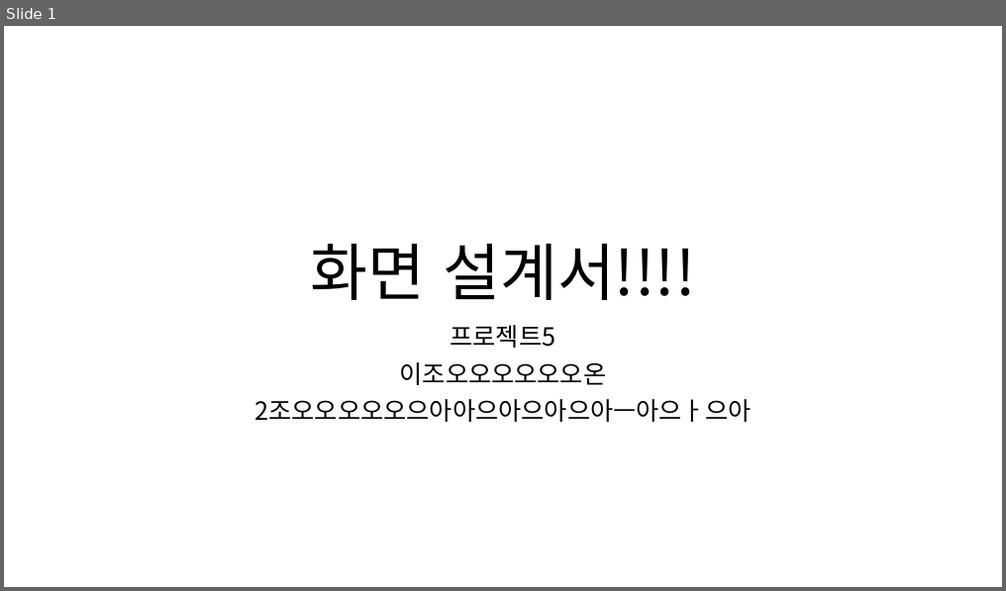
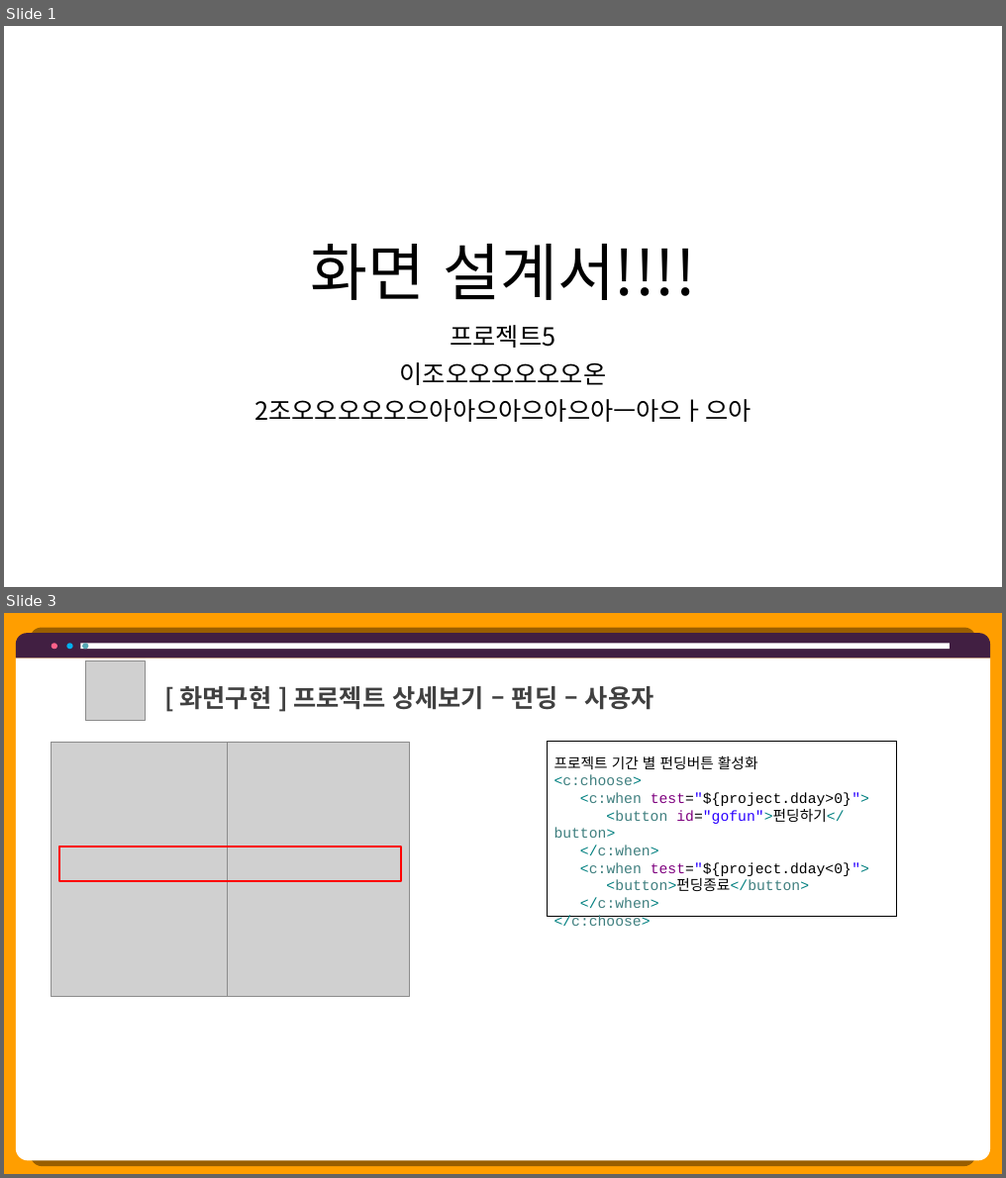
Before and after one commit to hhsw07/ezen-academy-projects, a slide deck: 0 발표용 파워포인트/0529 4차발표/0529 project06 - 파워포인트 - 민기.pptx. Shown one above the other, each under a label of ours: slide 1 before the commit, slides 1 and 3 after it; the slides between them are not shown. The pictures are 1006x591 and 1006x1178 pixels, drawn with LibreOffice and Linux fonts; fonts in the diff are those of the drawing; grey boxes stand for pictures. Boxes give left, top, right and bottom in pixels: in the first picture for what was removed or moved away, otherwise in the second. Text is boxed around its words. In the diff, an @@ line names an element or a change of style, - is before the commit and + after.

```diff
--- a/0 발표용 파워포인트/0529 4차발표/0529 project06 - 파워포인트 - 민기.pptx
+++ b/0 발표용 파워포인트/0529 4차발표/0529 project06 - 파워포인트 - 민기.pptx
@@ slide 3 added at (4, 613, 1002, 1174), background #FF9E00 @@
@@ round same rect added at (16, 633, 991, 658), fill #411F42 @@
@@ round same rect added at (16, 658, 991, 1161), fill #FFFFFF @@
@@ ellipse added at (52, 643, 57, 649), fill #FF6189 @@
@@ ellipse added at (67, 643, 73, 649), fill #00B0F0 @@
@@ rectangle added at (80, 643, 949, 649), fill #FFFFFF @@
@@ ellipse added at (82, 643, 88, 649), fill #57A7B5 @@
@@ picture added at (85, 661, 145, 720) @@
@@ text added at (180, 686, 654, 710), 24 pt, text #404040, bold @@
+[ 화면구현 ] 프로젝트 상세보기 – 펀딩 – 사용자
@@ picture added at (52, 742, 239, 997) @@
@@ picture added at (228, 742, 410, 997) @@
@@ rectangle added at (547, 742, 896, 917), outline #000000 0.75 pt, 14 pt, text #3F7F7F @@
+프로젝트 기간 별 펀딩버튼 활성화
+<c:choose>
+<c:when test="${project.dday>0}">
+<button id="gofun">펀딩하기</button>
+</c:when>
+<c:when test="${project.dday<0}">
+<button>펀딩종료</button>
+</c:when>
+</c:choose>
@@ rectangle added at (59, 848, 401, 881), outline #FF0000 2 pt @@
```
Also in this commit, not shown: 4 other slides added.
